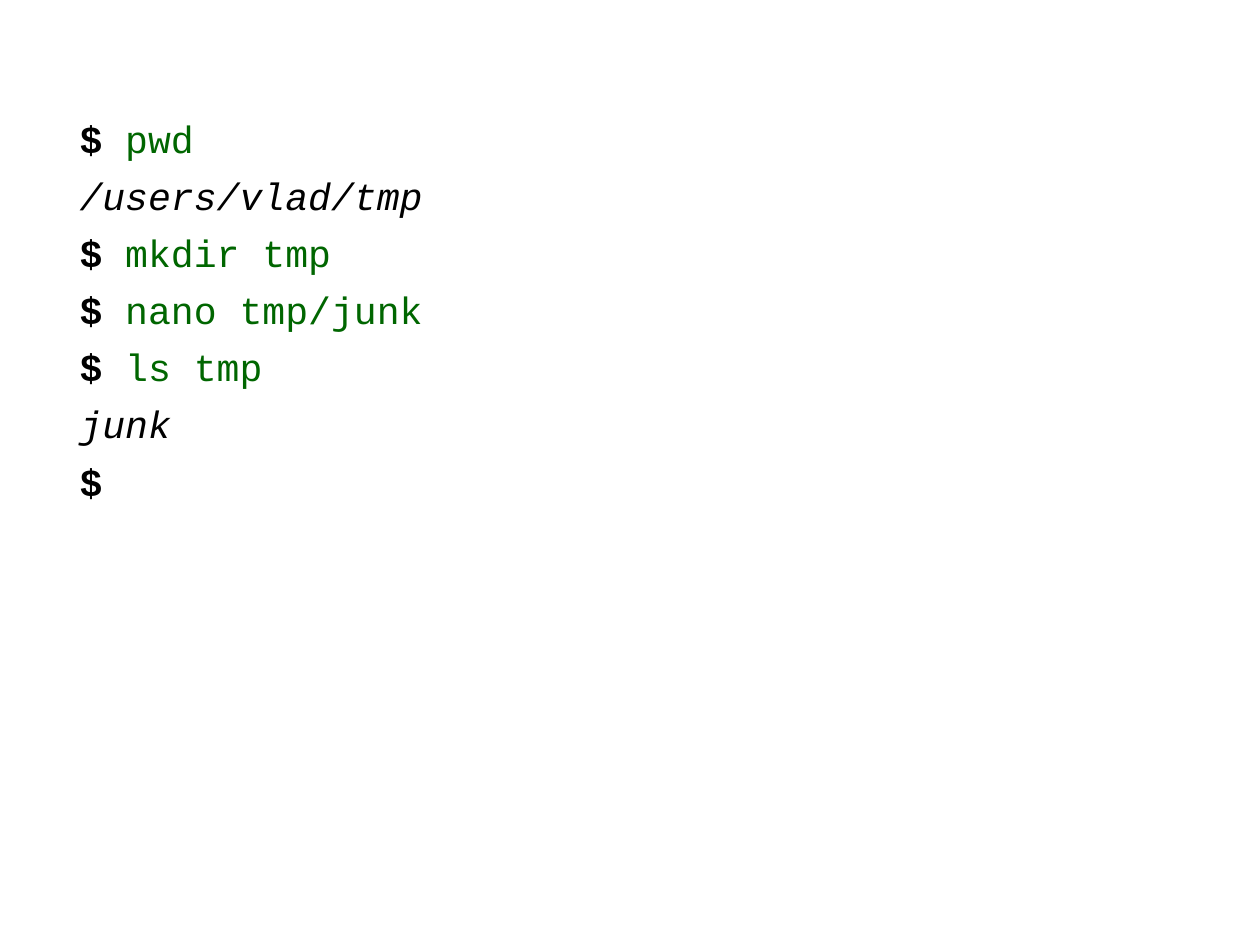
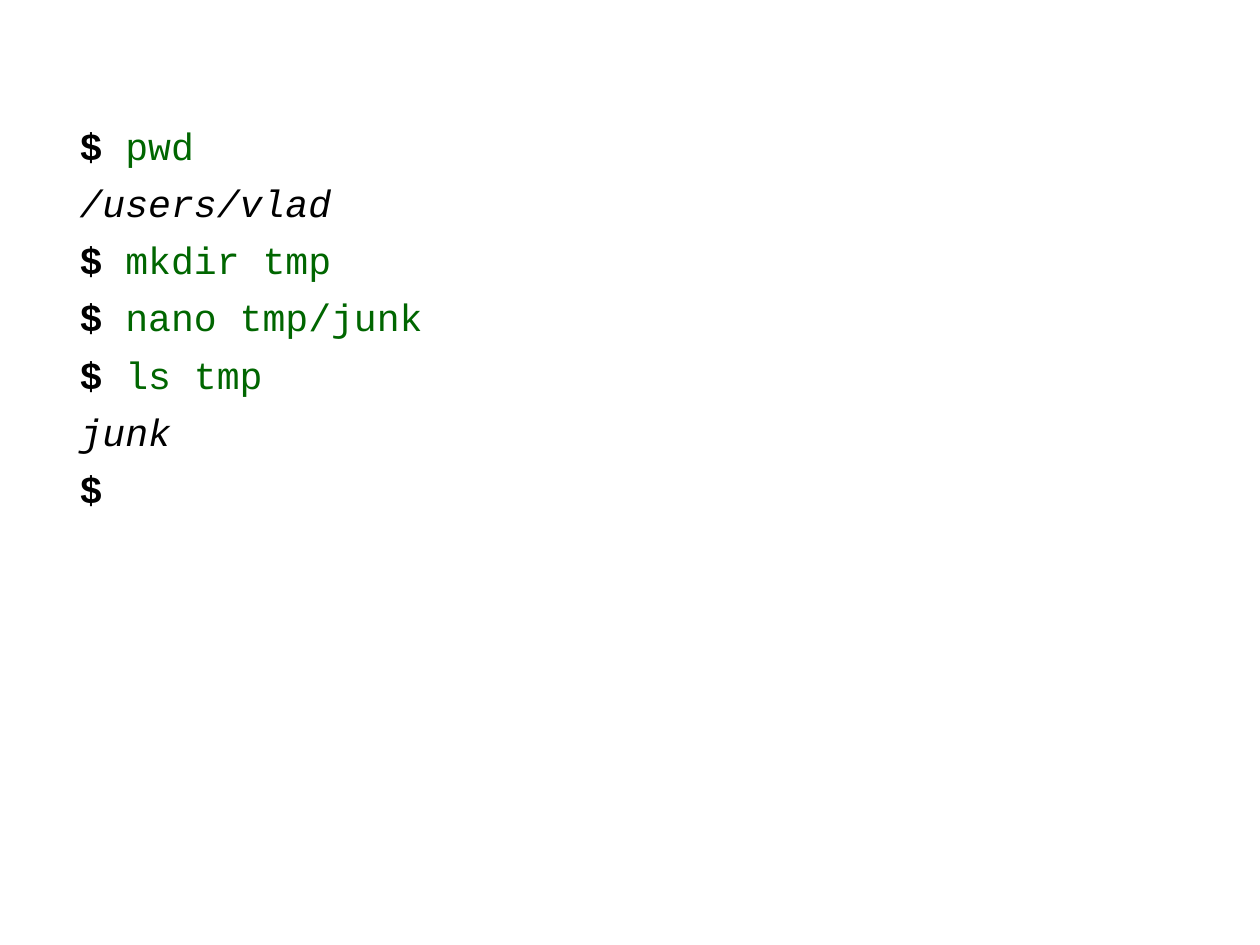
Before and after one commit to ncasuk/ncas-isc, a slide deck: slide 171 of shell/presentations/03_intro.pptx. Drawn at 1260x945 pixels with LibreOffice and Linux fonts; fonts in the diff are those of the drawing; background and template pictures are left out. Boxes give left, top, right and bottom in pixels: in the first picture for what was removed or moved away, otherwise in the second. Text is boxed around its words. In the diff, an @@ line names an element or a change of style, - is before the commit and + after.

Commit message:
Corrected a few typos in shell slides

```diff
--- a/shell/presentations/03_intro.pptx
+++ b/shell/presentations/03_intro.pptx
@@ text "$ pwd": place and size @@
-text "$ pwd" at [80,125,423,446]
+text "$ pwd" at [80,133,423,454]
@@ text at [80,190,332,218]: text changed @@
-/users/vlad/tmp
+/users/vlad
```
Also in this commit, not shown: 1 other slide changed, 5 other files.
